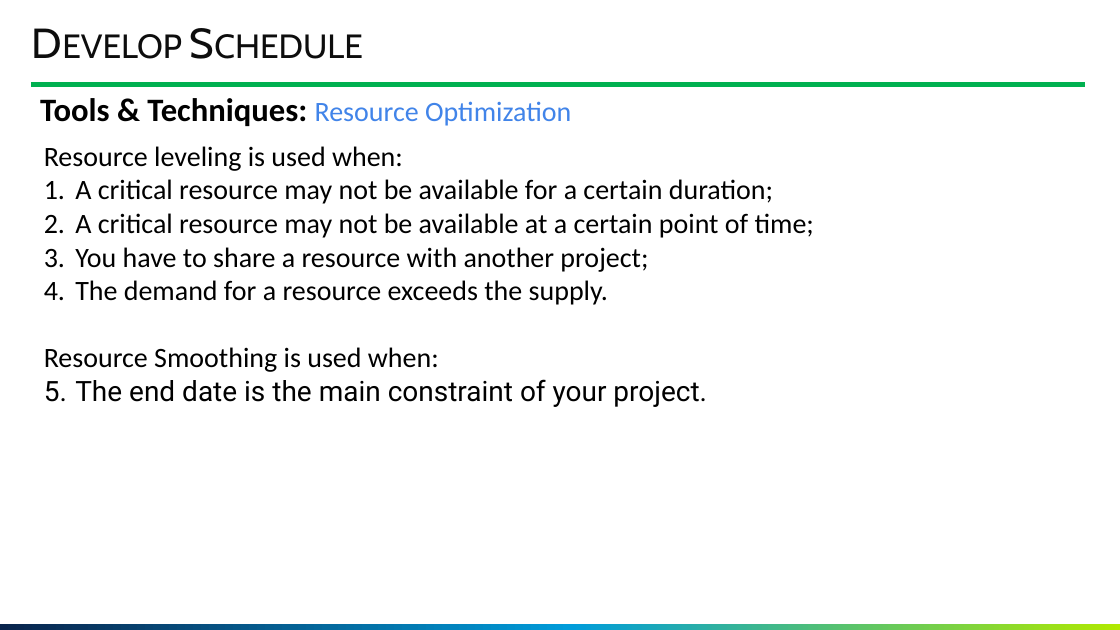
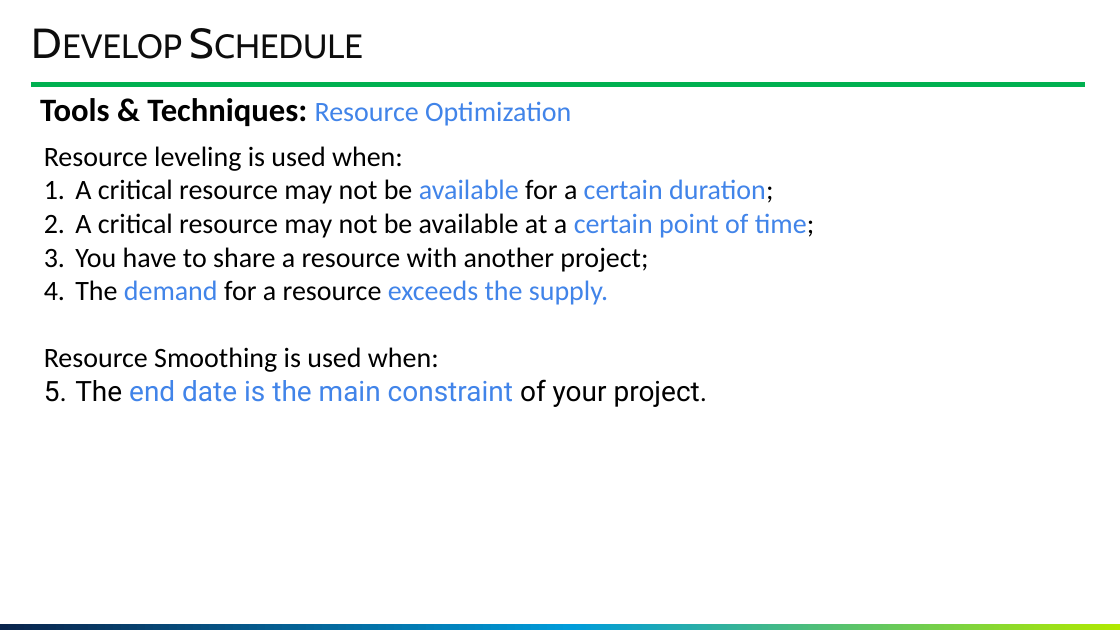
Before and after one commit to GoonerMAK/SWE_4803_Software_Project_Management, a slide deck: slide 127 of SWE 4803_Lec5_part1.pptm. Drawn at 1120x630 pixels with LibreOffice and Linux fonts; fonts in the diff are those of the drawing; background and template pictures are left out. Boxes give left, top, right and bottom in pixels: in the first picture for what was removed or moved away, otherwise in the second. Text is boxed around its words. In the diff, an @@ line names an element or a change of style, - is before the commit and + after.

```diff
--- a/SWE 4803_Lec5_part1.pptm
+++ b/SWE 4803_Lec5_part1.pptm
@@ text at [75, 179, 815, 407]: text colour #000000 to #4184E8 in "available certain duration;", "certain point of time;", "demand exceeds the supply.", "end date is the main constraint" @@
```
Also in this commit, not shown: 18 other slides changed, 1 slide added, 4 other files.
